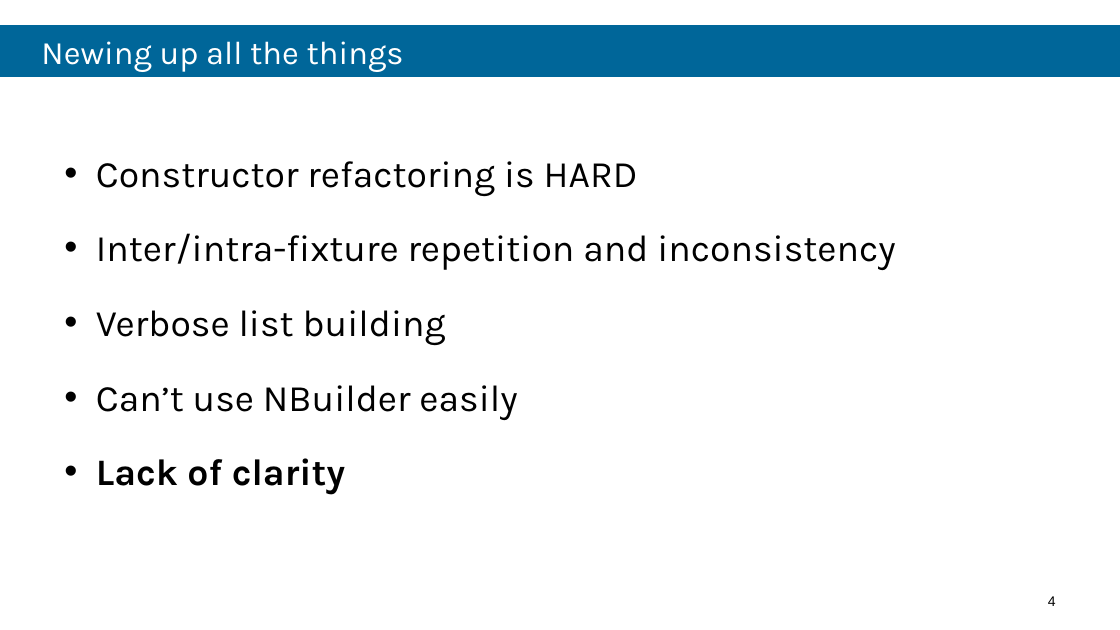
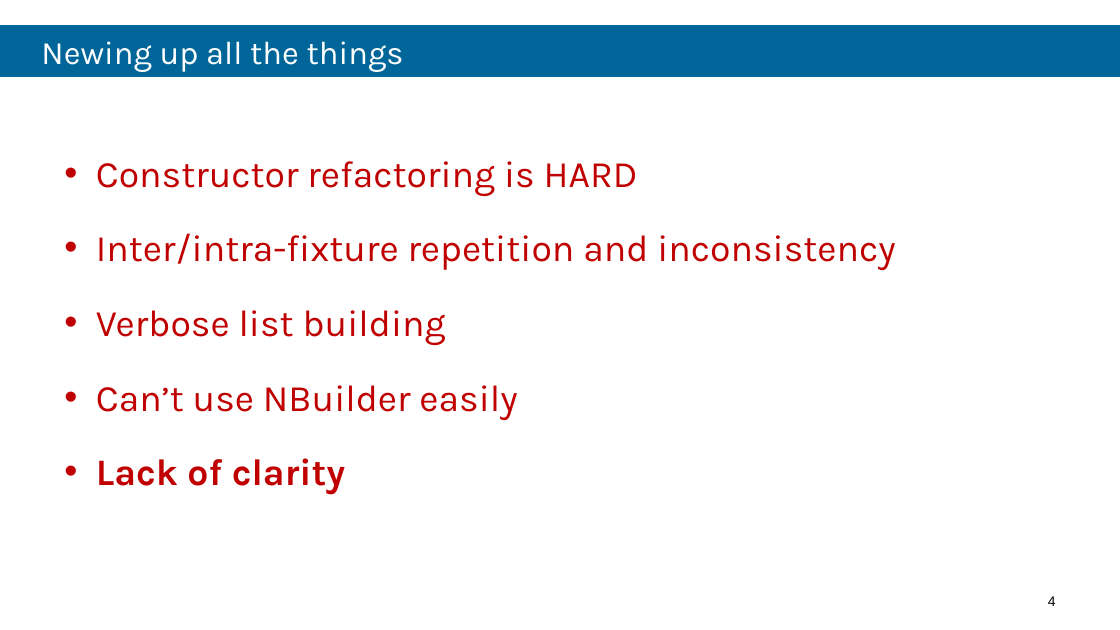
Before and after one commit to robdmoore/TestFixtureDataGenerationPresentation, a slide deck: slide 4 of Presentation.pptx. Drawn at 1120x630 pixels with LibreOffice and Linux fonts; fonts in the diff are those of the drawing; background and template pictures are left out. Boxes give left, top, right and bottom in pixels: in the first picture for what was removed or moved away, otherwise in the second. Text is boxed around its words. In the diff, an @@ line names an element or a change of style, - is before the commit and + after.

```diff
--- a/Presentation.pptx
+++ b/Presentation.pptx
@@ text "Constructor refactoring is HARD" at (x1=96, y1=161, x2=896, y2=495): text colour #000000 to #C00000 @@
```
Also in this commit, not shown: 1 other slide changed, 2 slides added, 7 other files.
